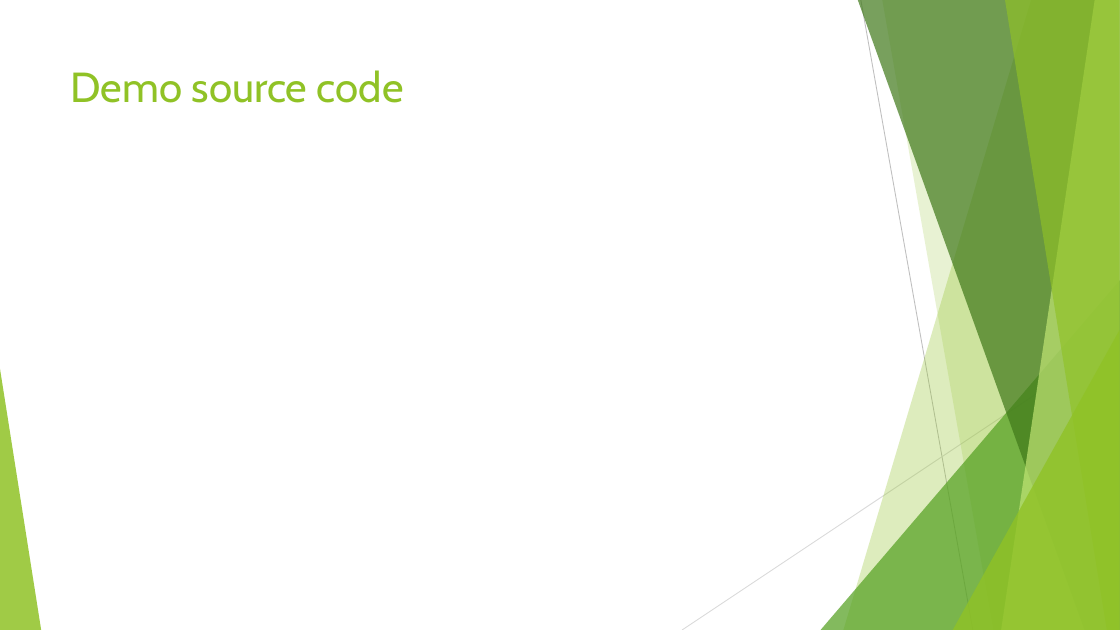
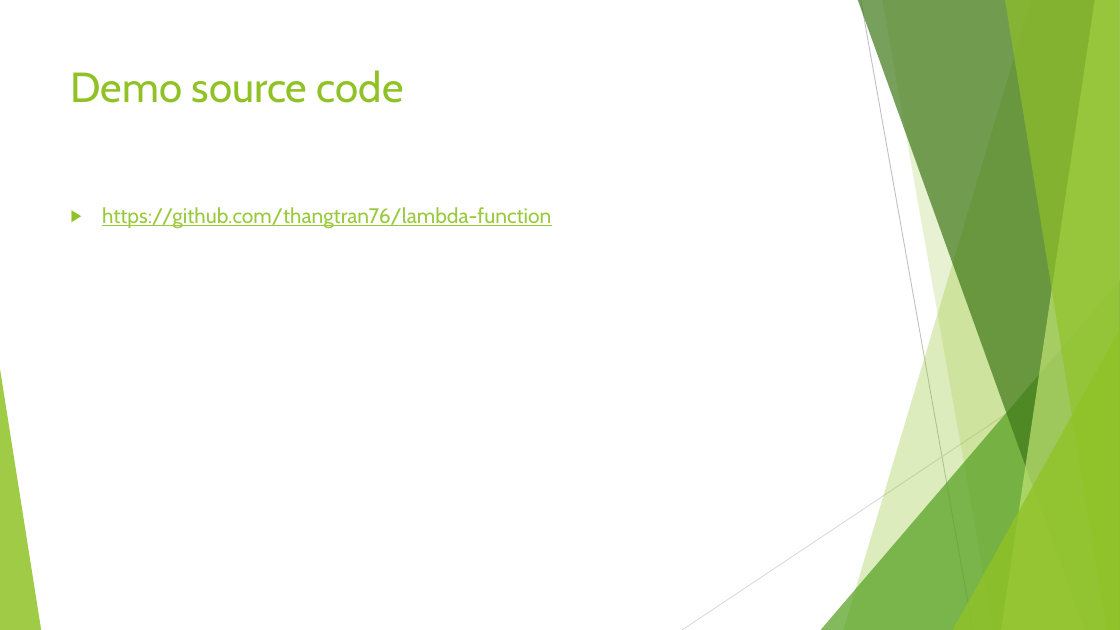
Before and after one commit to thangtran76/lambda-function, a slide deck: slide 17 of AWS Lambda Function.pptx. Drawn at 1120x630 pixels with LibreOffice and Linux fonts; fonts in the diff are those of the drawing. Boxes give left, top, right and bottom in pixels: in the first picture for what was removed or moved away, otherwise in the second. Text is boxed around its words. In the diff, an @@ line names an element or a change of style, - is before the commit and + after.

```diff
--- a/AWS Lambda Function.pptx
+++ b/AWS Lambda Function.pptx
@@ text added at bbox=[102, 207, 551, 229], 18 pt, text #99CA3C, underline @@
+▶ https://github.com/thangtran76/lambda-function
```
